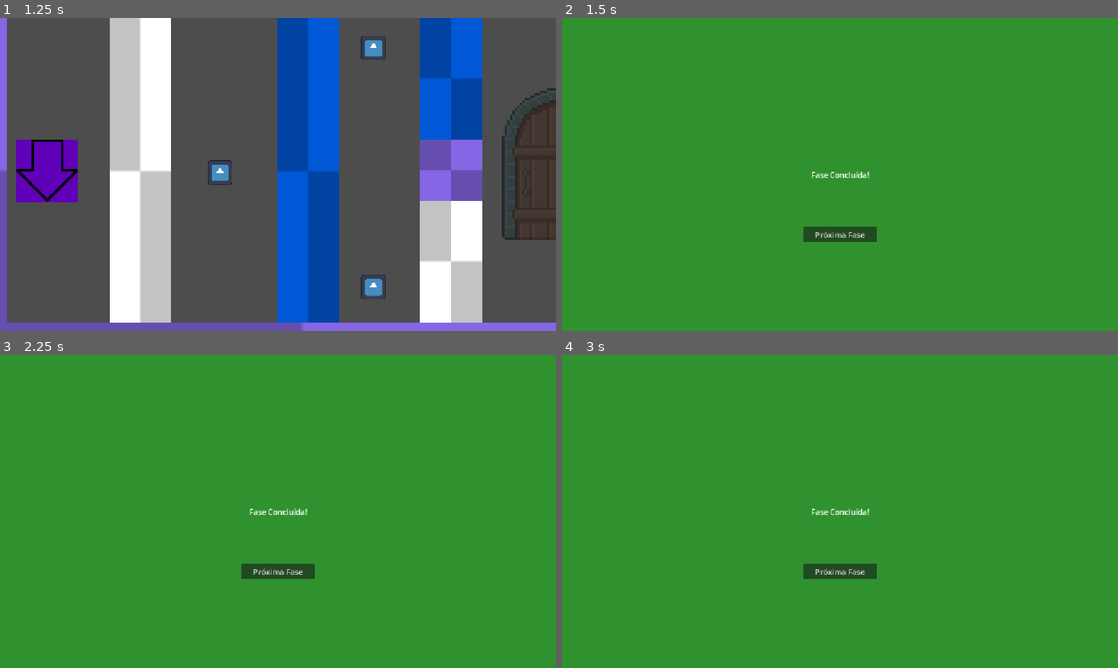
Above: before the commit, frames 1-4 (two rows, left to right).
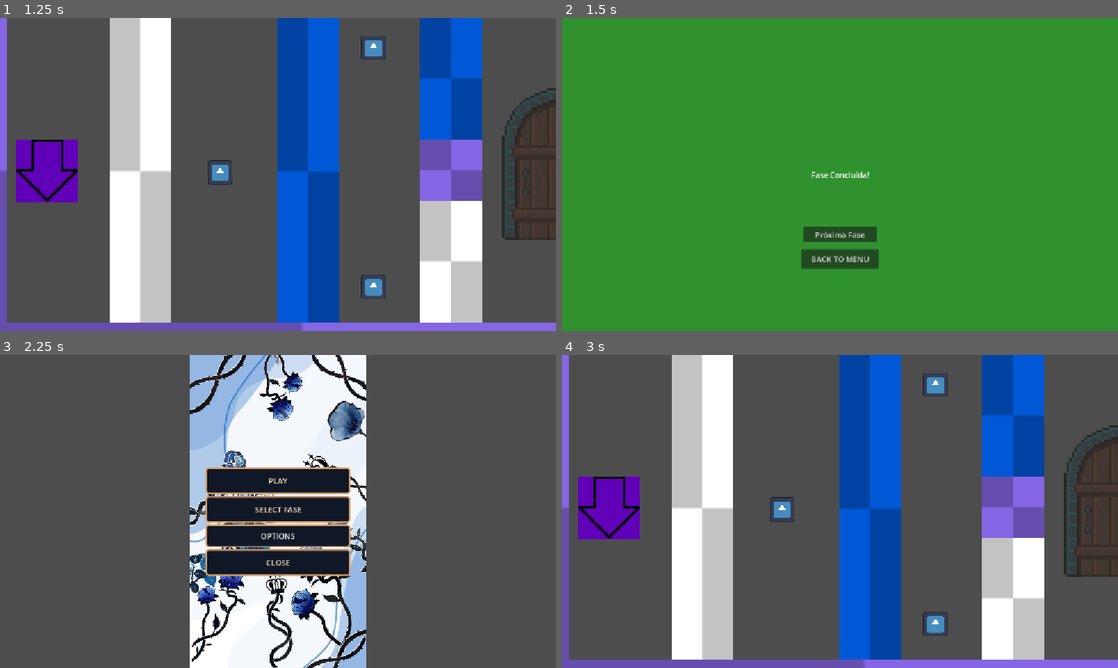
Above: after the commit, the same moments.

Repository: Equipe-Plasma/Switch-Shadow
Game: Godot game, scene res://menu/menu_principal/menu_principal.tscn
Same seed, same stepped clock (60 frames per second), same inputs: the game is played once before the commit and once after it. The engine's default icon, where the game draws it, is replaced by a stand-in: a white triangle on a blue panel in a dark square.
Inputs (mouse positions are in pixels of both pictures, inside the frame that each line leads up to):
- Up to frame 1 (1.25 s): click "PLAY" at 0.5 s
- Up to frame 2 (1.5 s): tap Enter (proxima_fase) at 1.25 s; hold D (mover_direita) from 1.28 s (still down); hold Enter (proxima_fase) from 1.28 s (still down)
- Up to frame 3 (2.25 s): tap Space (trocar_sombra) at 1.55 s; release D (mover_direita) at 2 s; release Enter (proxima_fase) at 2 s; click (278, 596) at 2 s, where only the run after the commit has a clickable "BACK TO MENU"
- Up to frame 4 (3 s): click (840, 480) at 2.75 s, where only the run after the commit has a clickable "PLAY"

Frame 1 is identical in both runs. In frame 2, 0.9% of the frame differs, in the area x 43-57%, y 73-81%; in frame 3, 100%, in the area x 0-100%, y 0-100%; in frame 4, 100%.

Commit message:
modificações para correção de bugs

Diff:
--- a/editor/espinho/espinho.gd
+++ b/editor/espinho/espinho.gd
@@ -43,7 +43,13 @@
 
 func derrota() -> void:
 	print("Derrota! Mudando para a tela de derrota...")
-	call_deferred("_executar_derrota")
 
-func _executar_derrota() -> void:
-	get_tree().change_scene_to_file("res://menu/telas/tela_derrota/tela_derrota.tscn")
+	var arvore := get_tree()
+
+	if arvore == null:
+		return
+
+	arvore.call_deferred(
+		"change_scene_to_file",
+        "res://menu/telas/tela_derrota/tela_derrota.tscn"
+	)
--- a/fase/fase 2/fase_2.gd
+++ b/fase/fase 2/fase_2.gd
@@ -1,4 +1,9 @@
+
 extends Node2D
+
+# ==========================================
+# REFERÊNCIAS
+# ==========================================
 
 @onready var player: CharacterBody2D = $Player
 @onready var sombra: CharacterBody2D = $Sombra
@@ -6,9 +11,15 @@
 
 var portal_liberado: bool = false
 var fase_concluida: bool = false
+
+var itens_coletados: int = 0
+var total_itens: int = 0
+
+
 # ==========================================
-# INICIALIZAÇÃO DA FASE
+# INICIALIZAÇÃO DA FASE 2
 # ==========================================
+
 func _ready() -> void:
 	print("=== INICIANDO FASE 2 ===")
 
@@ -17,13 +28,74 @@
 	if not portal.portal_utilizado.is_connected(avancar_para_proxima_fase):
 		portal.portal_utilizado.connect(avancar_para_proxima_fase)
 
+	configurar_itens()
+
 	print("=== FASE 2 PRONTA ===")
+
+
+# ==========================================
+# SISTEMA DE ITENS
+# ==========================================
+
+func configurar_itens() -> void:
+	itens_coletados = 0
+
+	var itens_da_fase: Array[Node] = []
+
+	for filho in get_children():
+		if filho.name == "Item" or filho.name.begins_with("Item"):
+			if filho is Area2D:
+				itens_da_fase.append(filho)
+
+	total_itens = itens_da_fase.size()
+
+	for item in itens_da_fase:
+		item.tree_exiting.connect(_on_item_coletado)
+
+	print("Total de itens da Fase 2: ", total_itens)
+
+	if total_itens == 0:
+		push_warning("Nenhum item encontrado na Fase 2!")
+
+
+func _on_item_coletado() -> void:
+	itens_coletados += 1
+
+	print(
+		"Itens coletados: ",
+		itens_coletados,
+		"/",
+		total_itens
+	)
+
+	if itens_coletados >= total_itens and total_itens > 0:
+		liberar_portal()
+
+
+# ==========================================
+# ATIVAÇÃO DO PORTAL
+# ==========================================
+
+func liberar_portal() -> void:
+	if portal_liberado:
+		return
+
+	portal_liberado = true
+	portal.ativar()
+
+	print("Todos os itens coletados!")
+	print("Portal da Fase 2 liberado!")
+
+
 # ==========================================
 # TROCA DE POSIÇÕES
 # ==========================================
 
 func _unhandled_input(event: InputEvent) -> void:
 	if event.is_action_pressed("trocar_sombra"):
+		if event is InputEventKey and event.is_echo():
+			return
+
 		trocar_posicoes()
 
 
@@ -39,15 +111,12 @@
 
 
 func pode_trocar_posicoes() -> bool:
-	# Simula o Player na posição da Sombra
 	var trans_player_destino = player.global_transform
 	trans_player_destino.origin = sombra.global_position
 
-	# Simula a Sombra na posição do Player
 	var trans_sombra_destino = sombra.global_transform
 	trans_sombra_destino.origin = player.global_position
 
-	# Verifica colisões nos destinos
 	var player_bate = player.test_move(
 		trans_player_destino,
 		Vector2.ZERO
@@ -73,17 +142,14 @@
 # ==========================================
 # BOTÃO DE PRESSÃO
 # ==========================================
+
 func _on_estado_botao_alterado(pressionado: bool) -> void:
-	print("Fase 2 recebeu sinal: ", pressionado)
+	# O botão não controla mais o portal.
+	# Mantemos a função para não quebrar
+	# conexões de sinais existentes.
+	print("Botão pressionado: ", pressionado)
 
-	if pressionado:
-		portal_liberado = true
-		portal.ativar()
-		print("Portal liberado!")
-	else:
-		portal_liberado = false
-		portal.desativar()
-		print("Portal bloqueado!")
+
 # ==========================================
 # CONCLUSÃO DA FASE
 # ==========================================
@@ -93,14 +159,23 @@
 		return
 
 	if not portal_liberado:
+		print("Portal bloqueado: faltam itens!")
 		return
 
 	fase_concluida = true
 
 	print("Player entrou no portal!")
 	print("Fase 2 concluída!")
+	print("Abrindo tela de vitória...")
+
+	var caminho_vitoria := "res://menu/telas/tela_vitoria/tela_vitoria.tscn"
+
+	if not ResourceLoader.exists(caminho_vitoria):
+		push_error("Tela de vitória não encontrada: " + caminho_vitoria)
+		fase_concluida = false
+		return
 
 	get_tree().call_deferred(
 		"change_scene_to_file",
-        "res://telas/tela_vitoria/tela_vitoria.tscn"
+		caminho_vitoria
 	)
--- a/fase/fase 2/fase_2.tscn
+++ b/fase/fase 2/fase_2.tscn
@@ -4,6 +4,7 @@
 [ext_resource type="PackedScene" uid="uid://dq80e6b58tnmu" path="res://menu/menu_pausa/menu_pausa.tscn" id="2_3ubab"]
 [ext_resource type="PackedScene" uid="uid://ct6jg287mf5y7" path="res://editor/player/player.tscn" id="2_s3f3q"]
 [ext_resource type="PackedScene" uid="uid://c38q4f7g50dtq" path="res://editor/sombras/sombra/sombra.tscn" id="2_wljo7"]
+[ext_resource type="PackedScene" uid="uid://drc06yh60ttaj" path="res://menu/telas/tela_vitoria/tela_vitoria.tscn" id="2_xq10f"]
 [ext_resource type="Texture2D" uid="uid://rn6frb51q6g1" path="res://assets/player/parabaixo.png" id="3_jdyb1"]
 [ext_resource type="Texture2D" uid="uid://p85hfea614fx" path="res://assets/player/paracima.png" id="4_783b1"]
 [ext_resource type="PackedScene" uid="uid://b0nugb86ufv0r" path="res://editor/parede/parede_bloqueia_/parede_bloqueia_player.tscn" id="7_67a0w"]
@@ -15,6 +16,9 @@
 
 [node name="Fase2" type="Node2D" unique_id=1904190499]
 script = ExtResource("1_4vcdr")
+
+[node name="TelaVitoria" parent="." unique_id=62974723 instance=ExtResource("2_xq10f")]
+visible = false
 
 [node name="MenuPausa" parent="." unique_id=1672884906 instance=ExtResource("2_3ubab")]
 visible = false
--- a/fase/fase 3/fase_3.gd
+++ b/fase/fase 3/fase_3.gd
@@ -7,8 +7,20 @@
 
 @onready var player: CharacterBody2D = $Player
 @onready var sombra: CharacterBody2D = $Sombra_reversa
+@onready var portal_saida: Area2D = $PortalSaida
+var portal_liberado: bool = false
+var fase_concluida: bool = false
+
+@onready var itens: Array[Node] = [
+	$Item,
+	$Item2,
+	$Item3
+]
 
 var troca_em_andamento: bool = false
+
+var itens_coletados: int = 0
+var total_itens: int = 0
 
 
 # ==========================================
@@ -19,9 +31,57 @@
 	Global.registrar_fase(scene_file_path)
 	Global.ultima_fase = scene_file_path
 
+	configurar_itens()
+
+	if not portal_saida.portal_utilizado.is_connected(avancar_para_proxima_fase):
+		portal_saida.portal_utilizado.connect(avancar_para_proxima_fase)
+
 	print("=== FASE 3 INICIADA ===")
 
-
+# ==========================================
+# SISTEMA DE ITENS E PORTAL
+# ==========================================
+
+func configurar_itens() -> void:
+	itens_coletados = 0
+	total_itens = itens.size()
+
+	for item in itens:
+		item.tree_exiting.connect(_on_item_coletado)
+
+	print("Total de itens: ", total_itens)
+
+
+func _on_item_coletado() -> void:
+	itens_coletados += 1
+
+	print(
+		"Itens coletados: ",
+		itens_coletados,
+		"/",
+		total_itens
+	)
+
+	if itens_coletados == total_itens:
+		ativar_portal()
+
+
+func ativar_portal() -> void:
+	if portal_liberado:
+		return
+
+	if not is_instance_valid(portal_saida):
+		push_error("PortalSaida não encontrado!")
+		return
+
+	if portal_saida.has_method("ativar"):
+		portal_saida.ativar()
+		portal_liberado = true
+
+		print("Todos os itens foram coletados!")
+		print("Portal da Fase 3 liberado!")
+	else:
+		push_error("PortalSaida não possui o método ativar()!")
 # ==========================================
 # CONTROLE DO TECLADO
 # ==========================================
@@ -50,8 +110,8 @@
 
 	troca_em_andamento = true
 
-	# Aguarda o próximo ciclo físico para
-	# verificar colisões e trocar posições.
+	# Aguarda o próximo momento seguro
+	# para verificar colisões e trocar posições.
 	realizar_troca_segura.call_deferred()
 
 
@@ -96,18 +156,19 @@
 # ==========================================
 # VERIFICAR SE A TROCA É POSSÍVEL
 # ==========================================
+
 func pode_trocar_posicoes() -> bool:
 	var pos_player: Vector2 = player.global_position
 	var pos_sombra: Vector2 = sombra.global_position
 
 	# Verifica se o Player cabe na posição da Sombra
-	var player_bate = destino_bloqueado(
+	var player_bate: bool = destino_bloqueado(
 		player,
 		pos_sombra
 	)
 
 	# Verifica se a Sombra cabe na posição do Player
-	var sombra_bate = destino_bloqueado(
+	var sombra_bate: bool = destino_bloqueado(
 		sombra,
 		pos_player
 	)
@@ -117,15 +178,19 @@
 
 	return not player_bate and not sombra_bate
 
+
 # ==========================================
 # VERIFICAR COLISÃO NO DESTINO
 # ==========================================
+
 func destino_bloqueado(
 	personagem: CharacterBody2D,
 	destino: Vector2
 ) -> bool:
 
-	var colisao = personagem.get_node("CollisionShape2D")
+	var colisao: CollisionShape2D = personagem.get_node(
+        "CollisionShape2D"
+	)
 
 	if colisao.shape == null:
 		return true
@@ -135,7 +200,7 @@
 	parametros.shape = colisao.shape
 
 	# Usa a transformação real da colisão no destino
-	var transform_destino = personagem.global_transform
+	var transform_destino: Transform2D = personagem.global_transform
 	transform_destino.origin = destino
 
 	parametros.transform = (
@@ -161,3 +226,46 @@
 	)
 
 	return not resultados.is_empty()
+
+
+func _on_portal_saida_body_entered(body: Node2D) -> void:
+	if body != player:
+		return
+
+	if itens_coletados < total_itens:
+		print("Portal bloqueado: faltam itens!")
+		return
+
+	print("Player entrou no portal!")
+	print("Todos os itens coletados!")
+
+
+# ==========================================
+# CONCLUSÃO DA FASE 3
+# ==========================================
+
+func avancar_para_proxima_fase() -> void:
+	if fase_concluida:
+		return
+
+	if not portal_liberado:
+		print("Portal bloqueado: faltam itens!")
+		return
+
+	fase_concluida = true
+
+	print("Player entrou no portal!")
+	print("Fase 3 concluída!")
+	print("Abrindo tela de vitória...")
+
+	var caminho_vitoria := "res://menu/telas/tela_vitoria/tela_vitoria.tscn"
+
+	if not ResourceLoader.exists(caminho_vitoria):
+		push_error("Tela de vitória não encontrada: " + caminho_vitoria)
+		fase_concluida = false
+		return
+
+	get_tree().call_deferred(
+		"change_scene_to_file",
+		caminho_vitoria
+	)
--- a/fase/fase 3/fase_3.tscn
+++ b/fase/fase 3/fase_3.tscn
@@ -11,6 +11,7 @@
 [ext_resource type="PackedScene" uid="uid://bg3d3dk0l61jv" path="res://editor/item/item.tscn" id="10_cckmw"]
 [ext_resource type="PackedScene" uid="uid://dq80e6b58tnmu" path="res://menu/menu_pausa/menu_pausa.tscn" id="11_bc3se"]
 [ext_resource type="PackedScene" uid="uid://cdy22u33xic2q" path="res://editor/portal_saida/portal_saida.tscn" id="11_ivr6t"]
+[ext_resource type="PackedScene" uid="uid://drc06yh60ttaj" path="res://menu/telas/tela_vitoria/tela_vitoria.tscn" id="12_rnj18"]
 
 [node name="Fase3" type="Node2D" unique_id=1904190499]
 script = ExtResource("1_juws0")
@@ -18,37 +19,51 @@
 [node name="Player" parent="." unique_id=2008145688 instance=ExtResource("2_u8cfy")]
 position = Vector2(568, 320)
 collision_layer = 2
-collision_mask = 1
+collision_mask = 9
 textura_frente = ExtResource("3_wbtp5")
 textura_costas = ExtResource("4_mtigs")
 
 [node name="ParedeSuperior" parent="." unique_id=925734375 instance=ExtResource("7_186fb")]
 position = Vector2(576, 16)
+collision_layer = 129
+collision_mask = 256
 tamanho = Vector2(1152, 32)
 
 [node name="ParedeInferior" parent="." unique_id=1291424496 instance=ExtResource("7_186fb")]
 position = Vector2(576, 632)
+collision_layer = 129
+collision_mask = 256
 tamanho = Vector2(1152, 32)
 
 [node name="ParedeEsquerda" parent="." unique_id=1606992427 instance=ExtResource("7_186fb")]
 position = Vector2(16, 324)
+collision_layer = 129
+collision_mask = 256
 tamanho = Vector2(32, 584)
 
 [node name="ParedeDireita" parent="." unique_id=1324156465 instance=ExtResource("7_186fb")]
 position = Vector2(1136, 324)
+collision_layer = 129
+collision_mask = 256
 tamanho = Vector2(32, 584)
 
 [node name="Parede1" parent="." unique_id=568618381 instance=ExtResource("7_186fb")]
 position = Vector2(820, 388)
+collision_layer = 129
+collision_mask = 256
 tamanho = Vector2(128, 455)
 
 [node name="MenuPausa" parent="." unique_id=1997559192 instance=ExtResource("11_bc3se")]
+visible = false
 
 [node name="Sombra_reversa" parent="." unique_id=1092208446 instance=ExtResource("7_jt35t")]
 position = Vector2(568, 320)
+collision_layer = 130
+collision_mask = 277
 
 [node name="Parede" parent="." unique_id=2073804678 instance=ExtResource("7_186fb")]
 position = Vector2(330, 260)
+collision_mask = 256
 tamanho = Vector2(128, 455)
 
 [node name="ParedeBloqueiaSombra" parent="." unique_id=87217196 instance=ExtResource("8_rnj18")]
@@ -56,6 +71,7 @@
 
 [node name="ParedeBloqueiaPlayer" parent="." unique_id=789711005 instance=ExtResource("9_xrg14")]
 position = Vector2(820, 96)
+collision_mask = 0
 
 [node name="ParedeBloqueiaSombra2" parent="." unique_id=1931084029 instance=ExtResource("8_rnj18")]
 position = Vector2(1004, 324)
@@ -64,15 +80,29 @@
 [node name="ParedeBloqueiaPlayer2" parent="." unique_id=351291704 instance=ExtResource("9_xrg14")]
 position = Vector2(151, 324)
 scale = Vector2(2, 1)
+collision_mask = 0
 
 [node name="Item" parent="." unique_id=1168481889 groups=["itens"] instance=ExtResource("10_cckmw")]
 position = Vector2(151, 506)
+collision_layer = 3
+collision_mask = 3
 
 [node name="Item2" parent="." unique_id=1207616730 groups=["itens"] instance=ExtResource("10_cckmw")]
 position = Vector2(1004, 126)
+collision_layer = 3
+collision_mask = 3
 
 [node name="Item3" parent="." unique_id=374578047 groups=["itens"] instance=ExtResource("10_cckmw")]
 position = Vector2(1004, 513)
+collision_layer = 3
+collision_mask = 3
 
 [node name="PortalSaida" parent="." unique_id=1057710737 instance=ExtResource("11_ivr6t")]
-position = Vector2(147, 40)
+z_index = -1
+position = Vector2(147, 61)
+collision_mask = 3
+
+[node name="TelaVitoria" parent="." unique_id=62974723 instance=ExtResource("12_rnj18")]
+visible = false
+
+[connection signal="body_entered" from="PortalSaida" to="." method="_on_portal_saida_body_entered"]
--- a/menu/telas/tela_vitoria/tela_vitoria.gd
+++ b/menu/telas/tela_vitoria/tela_vitoria.gd
@@ -5,3 +5,9 @@
 
 func _on_botao_proxima_fase_pressed() -> void:
 	Global.proxima_fase()
+
+
+func _on_botao_menu_pressed() -> void:
+	get_tree().change_scene_to_file(
+		"res://menu/menu_principal/menu_principal.tscn"
+		)
--- a/menu/telas/tela_vitoria/tela_vitoria.tscn
+++ b/menu/telas/tela_vitoria/tela_vitoria.tscn
@@ -50,4 +50,20 @@
 grow_vertical = 0
 text = "Próxima Fase"
 
+[node name="BotaoMenu" type="Button" parent="." unique_id=1328869449]
+layout_mode = 1
+anchors_preset = 8
+anchor_left = 0.5
+anchor_top = 0.5
+anchor_right = 0.5
+anchor_bottom = 0.5
+offset_left = -80.0
+offset_top = 155.0
+offset_right = 80.0
+offset_bottom = 195.0
+grow_horizontal = 2
+grow_vertical = 2
+text = "BACK TO MENU"
+
 [connection signal="pressed" from="BotaoProximaFase" to="." method="_on_botao_proxima_fase_pressed"]
+[connection signal="pressed" from="BotaoMenu" to="." method="_on_botao_menu_pressed"]
